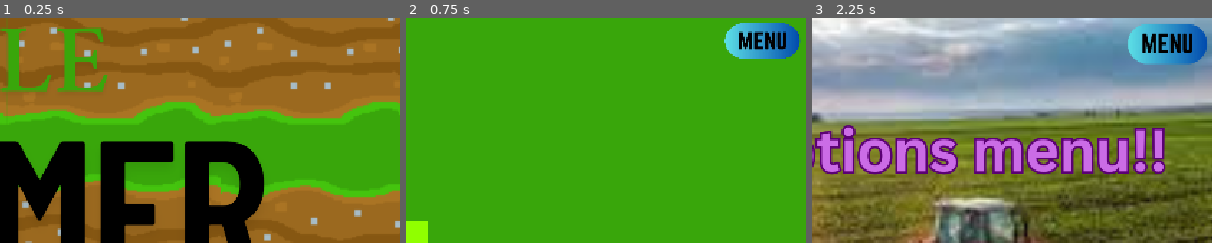
Above: before the commit, frames 1-3 (left to right).
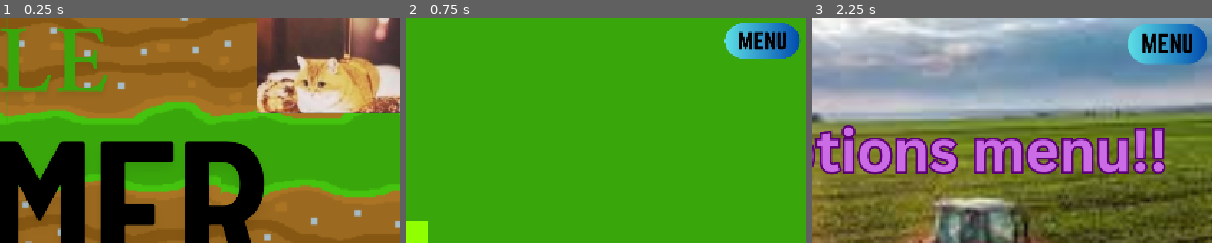
Above: after the commit, the same moments.

Repository: CodificationCodes/Idle-Farmer-Godot
Game: Godot game, scene res://main_menu.tscn
Same seed, same stepped clock (60 frames per second), same inputs: the game is played once before the commit and once after it.
Inputs (mouse positions are % of the whole screen's width and height, from its top left):
- Up to frame 1 (0.25 s): no input
- Up to frame 2 (0.75 s): click (26, 82) at 0.5 s
- Up to frame 3 (2.25 s): click (95, 5) at 1.25 s; click (72, 82) at 2 s
The pictures show only the part of the screen within x 50-100%, y 0-50%; the shares and areas given below are measured in that part.

The runs differ from the first frame. In frame 1, 15% of the frame differs, in the area x 64-100%, y 0-43%; in frame 2, nothing differs; in frame 3, nothing differs.

Commit message:
Added maple cat

Diff:
--- a/Scripts.gd/player.gd
+++ b/Scripts.gd/player.gd
@@ -36,7 +36,7 @@
 	if velocity.x != 0:
 		$AnimatedSprite2D.animation = "walk"
 		$AnimatedSprite2D.flip_v = false
-		# See the note below about the following boolean assignment.
+
 		$AnimatedSprite2D.flip_h = velocity.x < 0
 	elif velocity.y != 0:
 		$AnimatedSprite2D.animation = "up"
--- a/main_menu.tscn
+++ b/main_menu.tscn
@@ -1,8 +1,9 @@
-[gd_scene load_steps=4 format=3 uid="uid://cqfop8yx1lde5"]
+[gd_scene load_steps=5 format=3 uid="uid://cqfop8yx1lde5"]
 
 [ext_resource type="Texture2D" uid="uid://dkwnmgjhs2bwb" path="res://assets/screens/Main menu.png" id="1_06t4h"]
 [ext_resource type="Script" uid="uid://cnns5nrkyijir" path="res://Scripts.gd/playbutton.gd" id="2_7vrkn"]
 [ext_resource type="Script" uid="uid://cdje677t8owng" path="res://Scripts.gd/options_button.gd" id="3_fu7sn"]
+[ext_resource type="Texture2D" uid="uid://b0xwaceavupuc" path="res://assets/screens/car.jpg" id="4_jix8l"]
 
 [node name="MainMenu" type="Control"]
 layout_mode = 3
@@ -42,3 +43,11 @@
 scale = Vector2(29.5124, 14.8309)
 flat = true
 script = ExtResource("3_fu7sn")
+
+[node name="TextureRect2" type="TextureRect" parent="."]
+layout_mode = 0
+offset_left = 944.0
+offset_top = -85.0
+offset_right = 1171.0
+offset_bottom = 137.0
+texture = ExtResource("4_jix8l")
--- a/project.godot
+++ b/project.godot
@@ -46,3 +46,8 @@
 "events": [Object(InputEventMouseButton,"resource_local_to_scene":false,"resource_name":"","device":-1,"window_id":0,"a …(258 unchanged characters)…
 ]
 }
+plant={
+"deadzone": 0.2,
+"events": [Object(InputEventKey,"resource_local_to_scene":false,"resource_name":"","device":-1,"window_id":0,"alt_pressed":false,"shift_pressed":false,"ctrl_pressed":false,"meta_pressed":false,"pressed":false,"keycode":0,"physical_keycode":69,"key_label":0,"unicode":101,"location":0,"echo":false,"script":null)
+]
+}
Binary file added: assets/screens/car.jpg
Not shown, added: assets/screens/car.jpg.import
